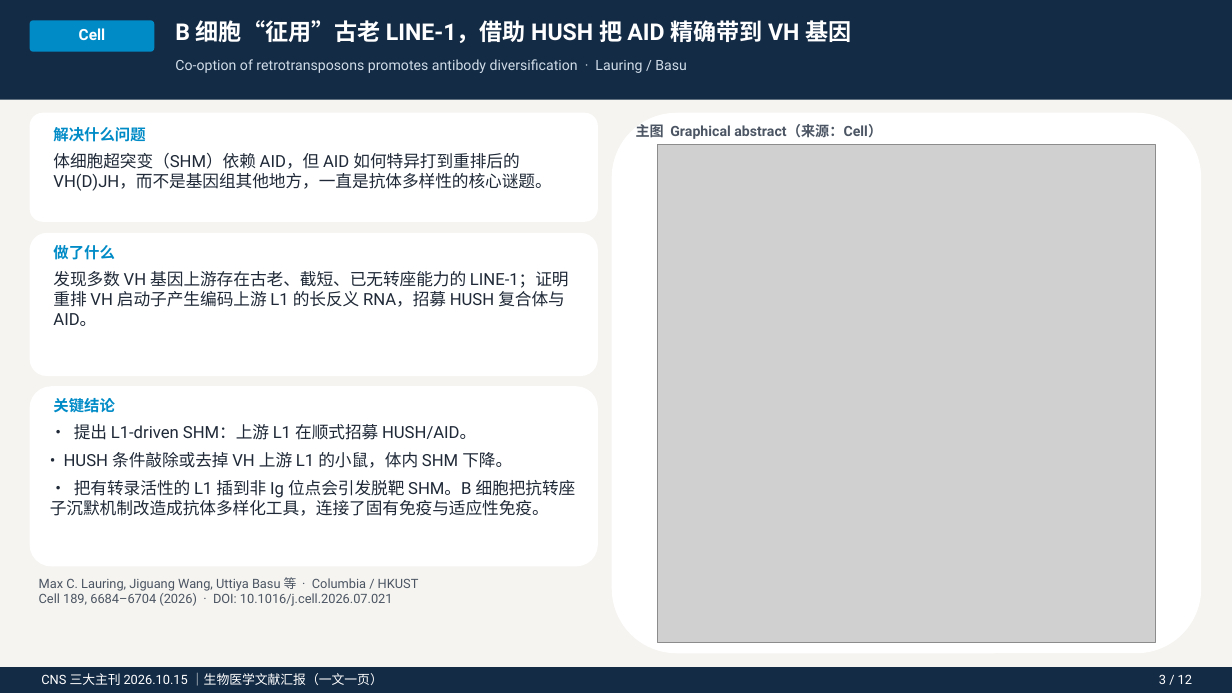
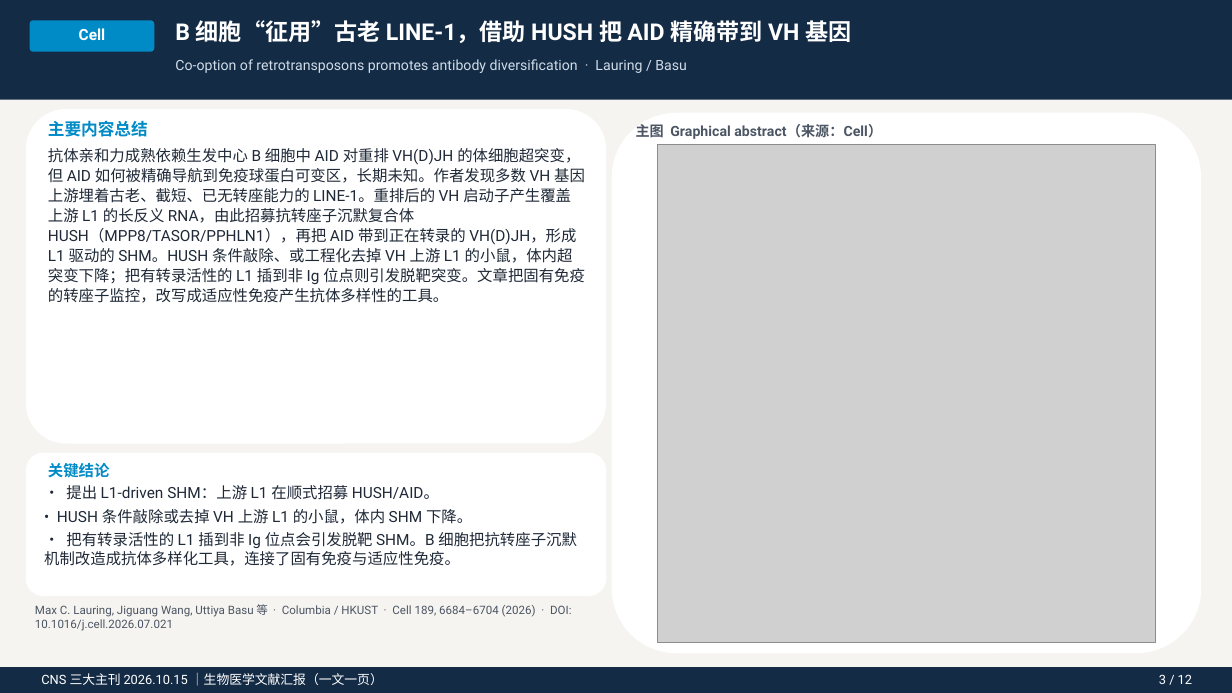
Before and after one commit to zh798858037-sys/AI, a slide deck: slide 5 of CNS_20261015_生物医学文献汇报.pptx. Drawn at 1232x693 pixels with LibreOffice and Linux fonts; fonts in the diff are those of the drawing; grey boxes stand for pictures. Boxes give left, top, right and bottom in pixels: in the first picture for what was removed or moved away, otherwise in the second. Text is boxed around its words. In the diff, an @@ line names an element or a change of style, - is before the commit and + after.

```diff
--- a/CNS_20261015_生物医学文献汇报.pptx
+++ b/CNS_20261015_生物医学文献汇报.pptx
@@ rounded rectangle: place and size @@
-rounded rectangle at bbox=[30, 233, 598, 376]
+rounded rectangle at bbox=[26, 109, 606, 444]
@@ rounded rectangle removed at bbox=[30, 113, 598, 222] @@
@@ text at bbox=[48, 148, 585, 303]: text changed; size 13 to 12 pt @@
-发现多数 VH 基因上游存在古老、截短、已无转座能力的 LINE-1；证明重排 VH 启动子产生编码上游 L1 的长反义 RNA，招募 HUSH 复合体与 AID。
+抗体亲和力成熟依赖生发中心 B 细胞中 AID 对重排 VH(D)JH 的体细胞超突变，但 AID 如何被精确导航到免疫球蛋白可变区，长期未知。作者发现多数 VH 基因上游埋着古老、截短、已无转座能力的 LINE-1。重排后的 VH 启动子产生覆盖上游 L1 的长反义 RNA，由此招募抗转座子沉默复合体 HUSH（MPP8/TASOR/PPHLN1），再把 AID 带到正在转录的 VH(D)JH，形成 L1 驱动的 SHM。HUSH 条件敲除、或工程化去掉 VH 上游 L1 的小鼠，体内超突变下降；把有转录活性的 L1 插到非 Ig 位点则引发脱靶突变。文章把固有免疫的转座子监控，改写成适应性免疫产生抗体多样性的工具。
@@ text added at bbox=[48, 120, 148, 137], 13 pt, text #008BC7, bold @@
+主要内容总结
@@ text removed at bbox=[53, 127, 145, 142] @@
-解决什么问题
@@ text removed at bbox=[53, 153, 551, 191] @@
-体细胞超突变（SHM）依赖 AID，但 AID 如何特异打到重排后的 VH(D)JH，而不是基因组其他地方，一直是抗体多样性的核心谜题。
@@ text removed at bbox=[53, 245, 115, 260] @@
-做了什么
@@ rounded rectangle: place and size @@
-rounded rectangle at bbox=[30, 386, 598, 567]
+rounded rectangle at bbox=[26, 453, 606, 596]
@@ text "• 提出 L1-driven SHM：上游 L1 ...": place and size @@
-text "• 提出 L1-driven SHM：上游 L1 ..." at bbox=[50, 424, 576, 516]
+text "• 提出 L1-driven SHM：上游 L1 ..." at bbox=[44, 485, 577, 566]
@@ text "• 提出 L1-driven SHM：上游 L1 ..." at bbox=[44, 485, 577, 566]: size 13 to 12 pt; less space between paragraphs @@
@@ text "关键结论": place and size @@
-text "关键结论" at bbox=[53, 398, 115, 413]
+text "关键结论" at bbox=[48, 463, 110, 478]
@@ text at bbox=[35, 604, 571, 631]: text changed; size 10 to 9 pt @@
-Max C. Lauring, Jiguang Wang, Uttiya Basu 等 · Columbia / HKUST
-Cell 189, 6684–6704 (2026) · DOI: 10.1016/j.cell.2026.07.021
+Max C. Lauring, Jiguang Wang, Uttiya Basu 等 · Columbia / HKUST · Cell 189, 6684–6704 (2026) · DOI: 10.1016/j.cell.2026.07.021
```
Also in this commit, not shown: 12 other slides changed, 2 other files.
